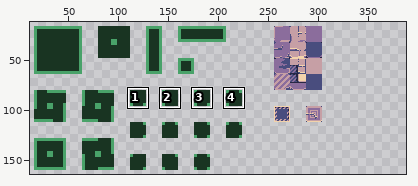
File history of a sprite sheet, assets/tileset.png. The first picture is a wide view before the edit; the outline marks the close-up.
Close-up. Before the edit:
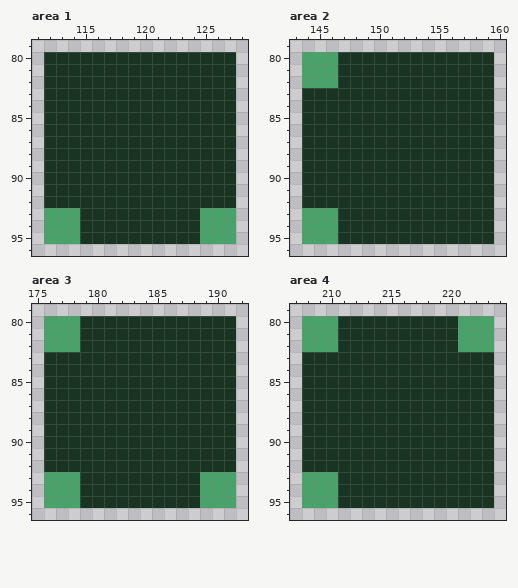
The file is 512x256 pixels. Shown: area 1: x 111..128, y 79..96; area 2: x 143..160, y 79..96; area 3: x 175..192, y 79..96; area 4: x 207..224, y 79..96. The wide view leaves out empty margins. The commit also changed other parts of the picture, which this record leaves out.
And afterwards:
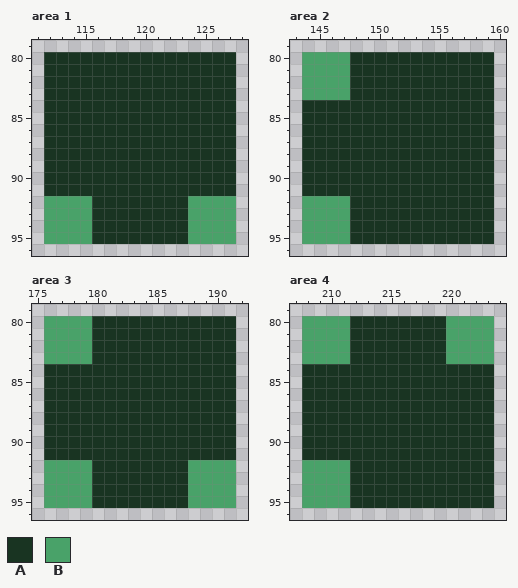
Palette (. is transparent): A #193422  B #49a269
The exact change:
Changed rows in their new state; - is an unchanged pixel.
Area 1:
first column x 112:
92 BBBB--------BBBB
93 ---B--------B---
94 ---B--------B---
95 ---B--------B---
Area 2:
first column x 144:
80 ---B
81 ---B
82 ---B
83 BBBB
first column x 144:
92 BBBB
93 ---B
94 ---B
95 ---B
Area 3:
first column x 176:
80 ---B
81 ---B
82 ---B
83 BBBB
first column x 176:
92 BBBB--------BBBB
93 ---B--------B---
94 ---B--------B---
95 ---B--------B---
Area 4:
first column x 208:
80 ---B--------B---
81 ---B--------B---
82 ---B--------B---
83 BBBB--------BBBB
first column x 208:
92 BBBB
93 ---B
94 ---B
95 ---B
